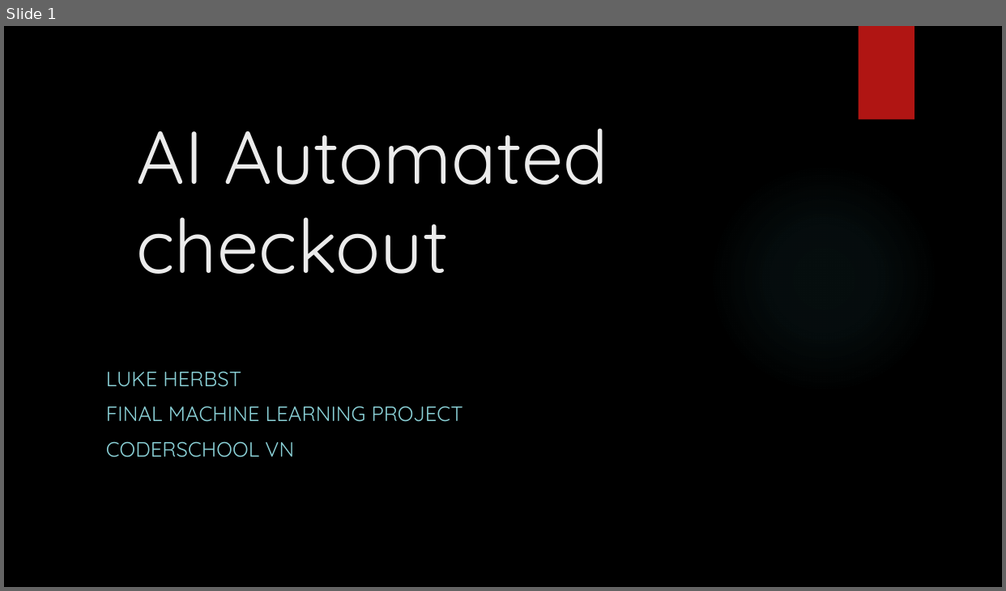
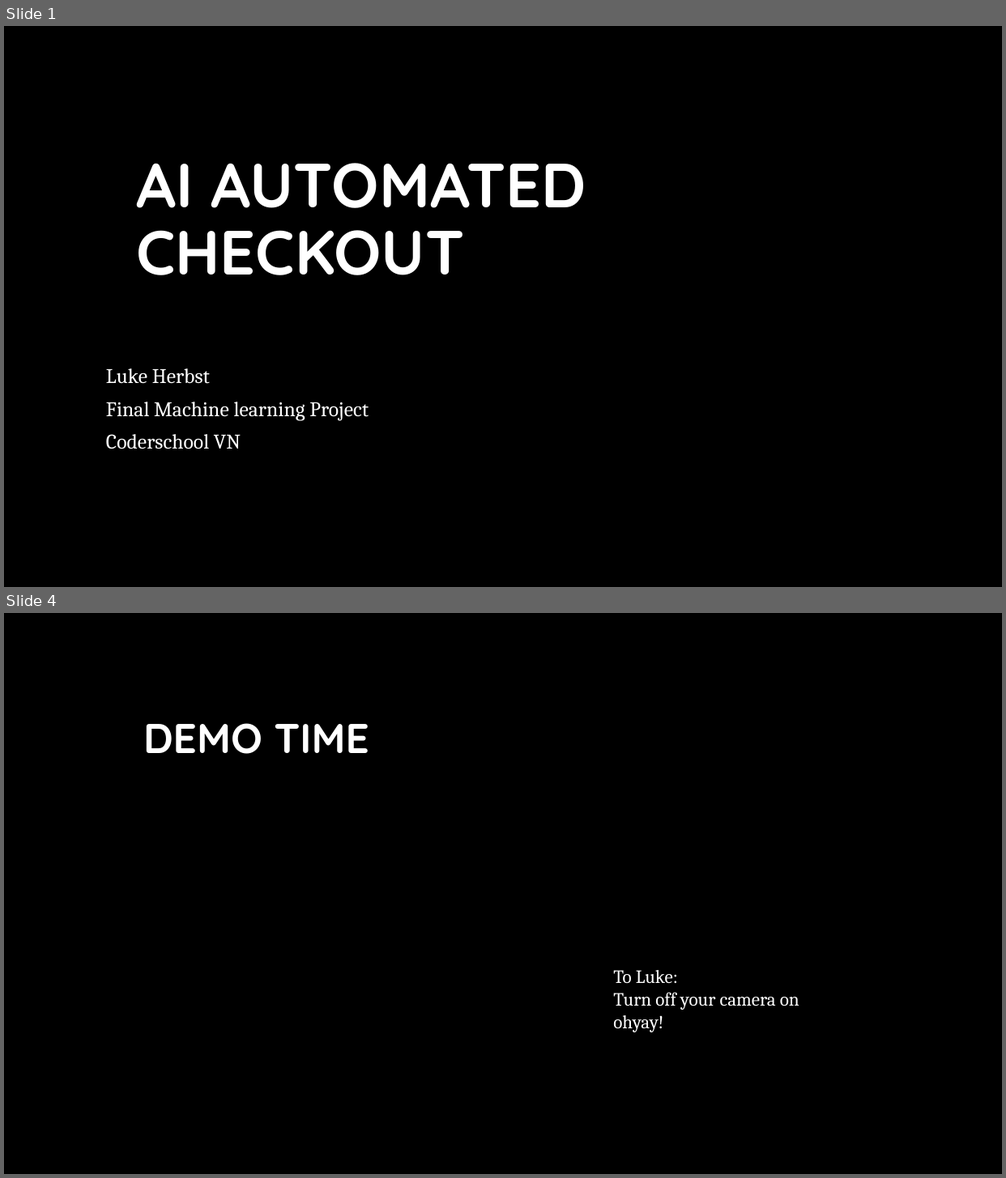
Before and after one commit to LukeHerbst/autocheckout_yolo, a slide deck: AI Automated checkout [Autosaved].pptx. Shown one above the other, each under a label of ours: slide 1 before the commit, slides 1 and 4 after it; the slides between them are not shown. The pictures are 1006x591 and 1006x1178 pixels, drawn with LibreOffice and Linux fonts; fonts in the diff are those of the drawing; background and template pictures are left out. Boxes give left, top, right and bottom in pixels: in the first picture for what was removed or moved away, otherwise in the second. Text is boxed around its words. In the diff, an @@ line names an element or a change of style, - is before the commit and + after.

```diff
--- a/AI Automated checkout [Autosaved].pptx
+++ b/AI Automated checkout [Autosaved].pptx
@@ slide 4 added at [4, 613, 1002, 1174], background #000000 @@
@@ title added at [143, 723, 369, 754], 40 pt, text #FFFFFF, bold @@
+DEMO TIME
@@ text added at [613, 970, 799, 1033], 18 pt, text #FFFFFF @@
+To Luke:
+Turn off your camera on ohyay!
@@ slide 1 changed as well @@
@@ rectangle removed at [859, 26, 914, 120] @@
@@ title at [136, 163, 586, 275]: text changed; size 72 to 60 pt; text colour #EBEBEB to #FFFFFF; bold on @@
-AI Automated checkout
+AI AUTOMATED CHECKOUT
@@ subtitle at [106, 369, 368, 450]: text changed; font Quicksand to Cambria; text colour #8AD0D6 to #FFFFFF @@
-LUKE HERBST
-FINAL MACHINE LEARNING PROJECT
-CODERSCHOOL VN
+Luke Herbst
+Final Machine learning Project
+Coderschool VN
```
Also in this commit, not shown: 11 other slides changed, 6 other slides added, 4 slides removed, 5 other files.
